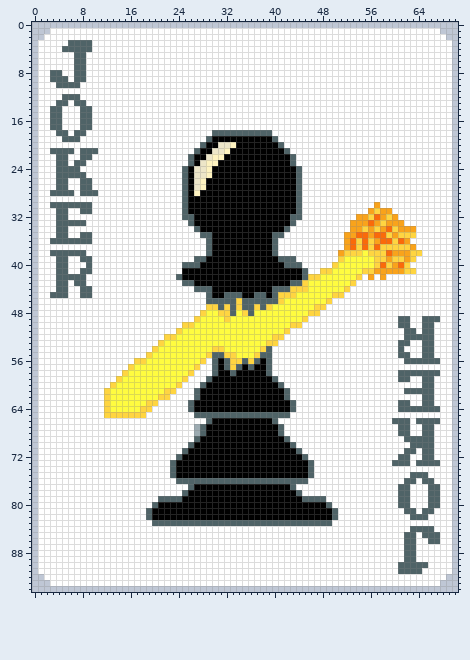
Sprite sheet: assets/2x/jokers.png. Above is the file before it was changed.
The file is 142x190 pixels, drawn in blocks of 2x2; one block is one cell here.
After:
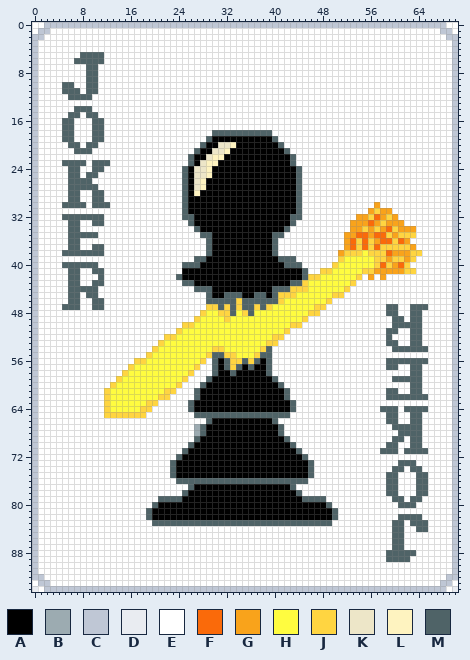
Palette (. is transparent): A #000000  B #9cabb1  C #bfc7d5  D #e9ecf1  E #ffffff  F #fa6a0a  G #f9a31b  H #fffc40  J #ffd541  K #ede6c8  L #fef3c0  M #4f6367
Diff:
Changed rows in their new state; - is an unchanged pixel.
first column x 0:
 0 EE-------------------------------------------------------------------EE
 1 E---------------------------------------------------------------------E
 3 ------EEEE-------------------------------------------------------------
 4 -----EEEEE-------------------------------------------------------------
 5 -------E-MMM-----------------------------------------------------------
 6 ---------MMM-----------------------------------------------------------
 7 -------EEMM------------------------------------------------------------
 8 ---EE--EEMM------------------------------------------------------------
 9 ---EEE-EEMM------------------------------------------------------------
10 ----E--E-MM------------------------------------------------------------
11 -----MMM-MM------------------------------------------------------------
12 -----E--MM-------------------------------------------------------------
13 ----EE-EE--------------------------------------------------------------
14 ---EE--M---------------------------------------------------------------
15 ---EE-MME-M------------------------------------------------------------
16 ---EEMM-EEMM-----------------------------------------------------------
17 ---EEMM-EEMM-----------------------------------------------------------
18 ----E-MEE-MM-----------------------------------------------------------
19 -------E--MM-----------------------------------------------------------
20 ------MM-MM------------------------------------------------------------
21 ---EEEEM--E------------------------------------------------------------
22 ----EE--EE-------------------------------------------------------------
23 ----E-M---MMM----------------------------------------------------------
24 ----EE----MM-----------------------------------------------------------
25 ----EE--EMM------------------------------------------------------------
26 ----EEMM---------------------------------------------------------------
27 ----EEMM--M------------------------------------------------------------
28 ---EEE-MEE-M-----------------------------------------------------------
29 ------MM--MM-----------------------------------------------------------
30 ---EE----EMMM----------------------------------------------------------
31 ----EE--EE-------------------------------------------------------------
32 ----E-MMMMMM-----------------------------------------------------------
33 ----EE--E-MM-----------------------------------------------------------
34 ----EEMM---------------------------------------------------------------
35 ----EEMM--M------------------------------------------------------------
36 ---EEE--EE-------------------------------------------------------------
37 ------MM--MM-----------------------------------------------------------
38 ---EE----MMM-----------------------------------------------------------
39 ----EE--EE-------------------------------------------------------------
40 ----E-MMM-M------------------------------------------------------------
41 ----EEMMEEMM-----------------------------------------------------------
42 ----EE--E--M-----------------------------------------------------------
43 ----EEM-E-MM-----------------------------------------------------------
44 ----EEMM--M------------------------------------------------------------
45 ---EEEMME-M------------------------------------------------------------
46 ------MM--MM-----------------------------------------------------------
47 -----MMM--MM-----------------------------------------------MM--MMM-----
48 -----------------------------------------------------------MM--MM------
49 ------------------------------------------------------------M-EMMEEE---
50 ------------------------------------------------------------M--MMEE----
51 -----------------------------------------------------------MM-E-MEE----
52 -----------------------------------------------------------M--E--EE----
53 -----------------------------------------------------------MMEEMMEE----
54 ------------------------------------------------------------M-MMM-E----
55 -------------------------------------------------------------EE--EE----
56 -----------------------------------------------------------MMM----EE---
57 -----------------------------------------------------------MM--MM------
58 -------------------------------------------------------------EE--EEE---
59 ------------------------------------------------------------M--MMEE----
60 ---------------------------------------------------------------MMEE----
61 -----------------------------------------------------------MM-E--EE----
62 -----------------------------------------------------------MMMMMM-E----
63 -------------------------------------------------------------EE--EE----
64 ----------------------------------------------------------MMME----EE---
65 -----------------------------------------------------------MM--MM------
66 -----------------------------------------------------------M-EEM-EEE---
67 ------------------------------------------------------------M--MMEE----
68 ---------------------------------------------------------------MMEE----
69 ------------------------------------------------------------MME--EE----
70 -----------------------------------------------------------MM----EE----
71 ----------------------------------------------------------MMM---M-E----
72 -------------------------------------------------------------EE--EE----
73 ------------------------------------------------------------E--MEEEE---
74 ------------------------------------------------------------MM-MM------
75 -----------------------------------------------------------MM--E-------
76 -----------------------------------------------------------MM-EEM-E----
77 -----------------------------------------------------------MMEE-MMEE---
78 -----------------------------------------------------------MMEE-MMEE---
79 ------------------------------------------------------------M-EMM-EE---
80 ---------------------------------------------------------------M--EE---
81 --------------------------------------------------------------EE-EE----
82 -------------------------------------------------------------MM--E-----
83 ------------------------------------------------------------MM-MMM-----
84 ------------------------------------------------------------MM-E--E----
85 ------------------------------------------------------------MMEE-EEE---
86 ------------------------------------------------------------MMEE--EE---
87 ------------------------------------------------------------MMEE-------
88 -----------------------------------------------------------MMM---------
89 -----------------------------------------------------------MMM-E-------
90 -------------------------------------------------------------EEEEE-----
91 -------------------------------------------------------------EEEE------
93 E---------------------------------------------------------------------E
94 DE-------------------------------------------------------------------ED
